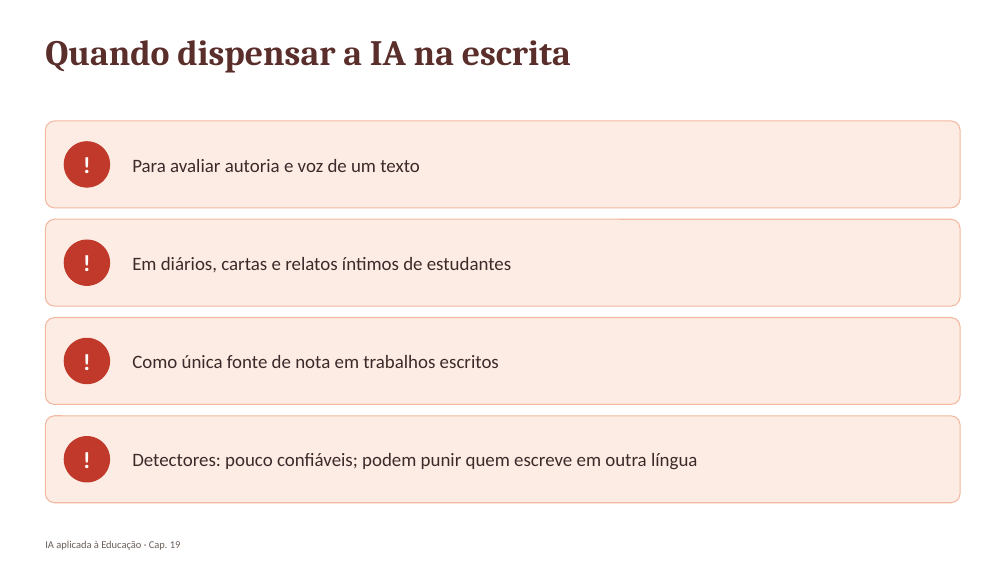
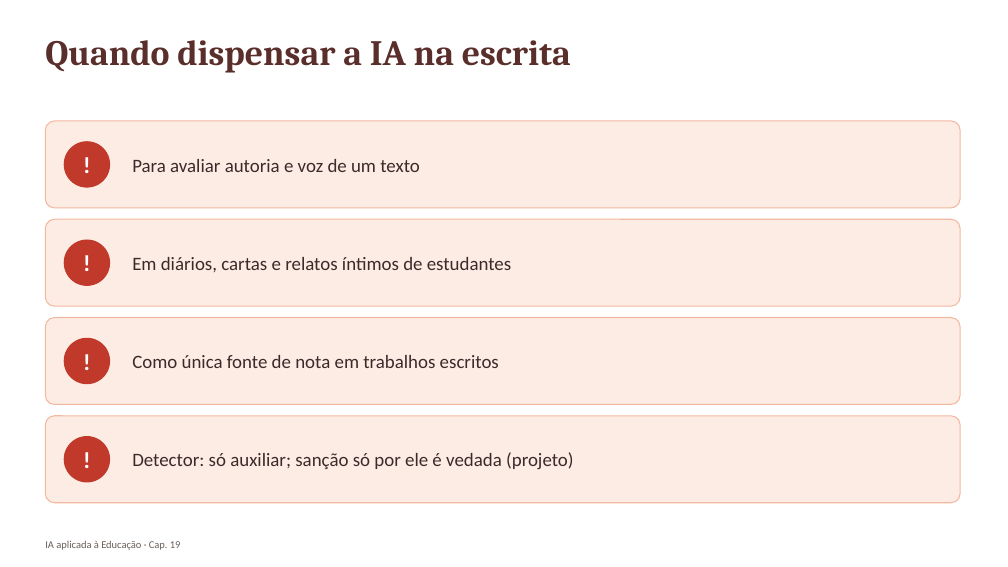
Before and after one commit to arakenmedeiros/claude, a slide deck: slide 12 of livro_ia_educacao/saida/pptx/Cap19_slides.pptx. Drawn at 1008x567 pixels with LibreOffice and Linux fonts; fonts in the diff are those of the drawing. Boxes give left, top, right and bottom in pixels: in the first picture for what was removed or moved away, otherwise in the second. Text is boxed around its words. In the diff, an @@ line names an element or a change of style, - is before the commit and + after.

```diff
--- a/livro_ia_educacao/saida/pptx/Cap19_slides.pptx
+++ b/livro_ia_educacao/saida/pptx/Cap19_slides.pptx
@@ text at (132,452,574,469): text changed @@
-Detectores: pouco confiáveis; podem punir quem escreve em outra língua
+Detector: só auxiliar; sanção só por ele é vedada (projeto)
```
Also in this commit, not shown: 3 other slides changed, 1 slide added, 13 other files.
